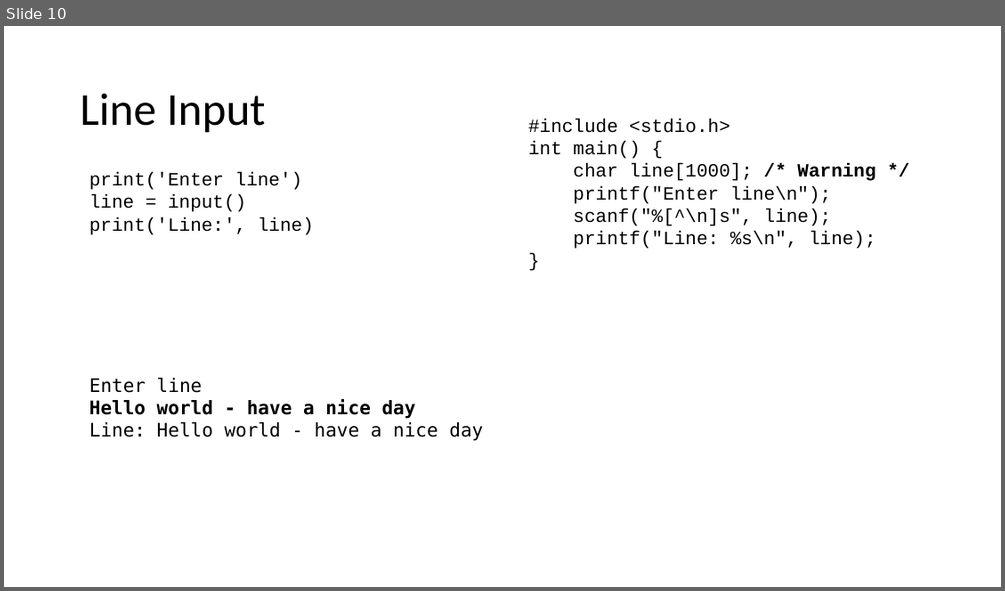
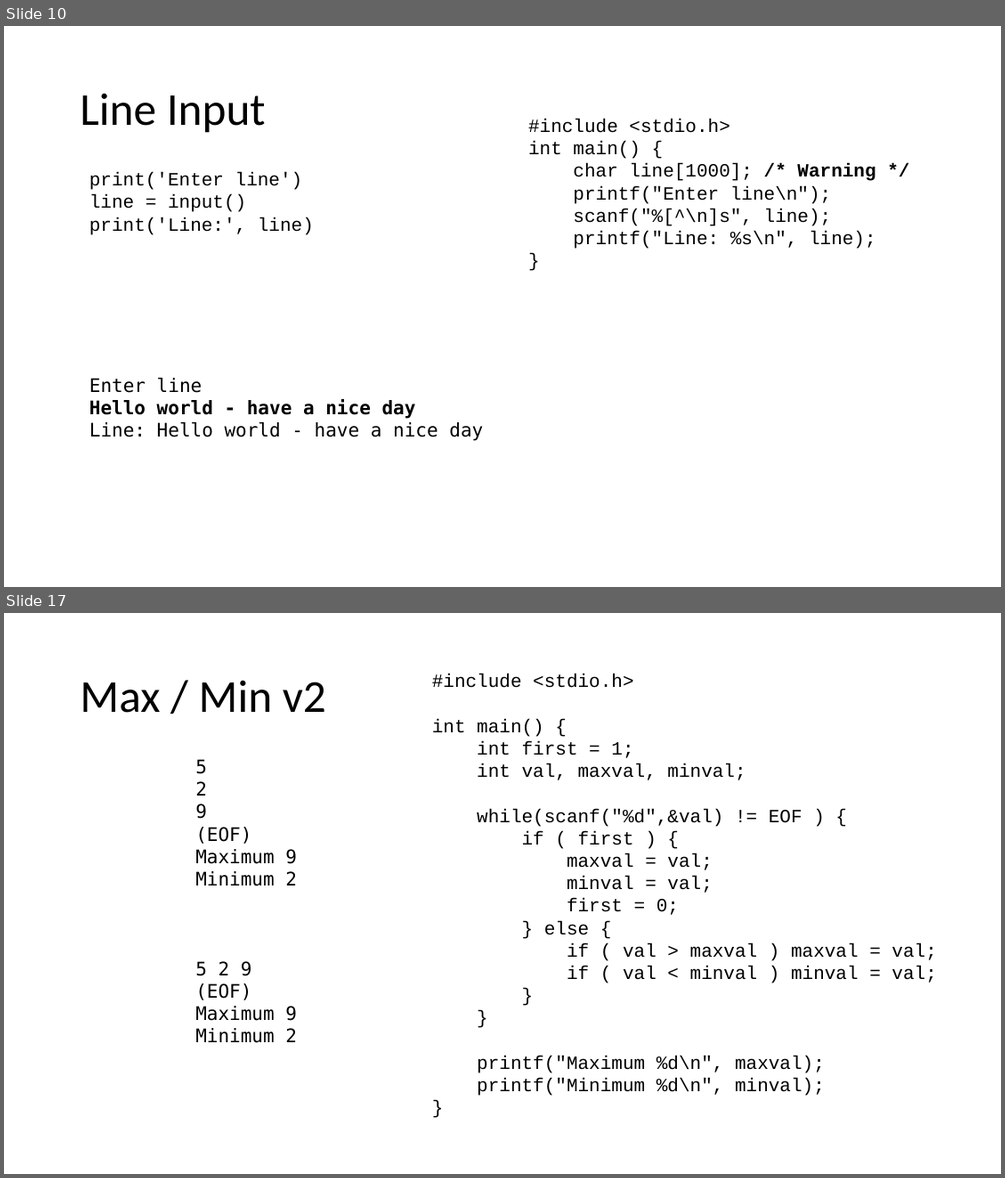
Before and after one commit to csev/cc4e, a slide deck: lectures/CC-02-Python.pptx. Shown one above the other, each under a label of ours: slide 10 before the commit, slides 10 and 17 after it; the slides between them are not shown. The pictures are 1005x591 and 1005x1178 pixels, drawn with LibreOffice and Linux fonts; fonts in the diff are those of the drawing. Boxes give left, top, right and bottom in pixels: in the first picture for what was removed or moved away, otherwise in the second. Text is boxed around its words. In the diff, an @@ line names an element or a change of style, - is before the commit and + after.

```diff
--- a/lectures/CC-02-Python.pptx
+++ b/lectures/CC-02-Python.pptx
@@ slide 17 added at (4, 613, 1001, 1174), background #FFFFFF @@
@@ title added at (80, 680, 326, 713), 44 pt, text #000000 @@
+Max / Min v2
@@ text added at (432, 674, 936, 1095), 18 pt, text #000000 @@
+#include <stdio.h>
+int main() {
+int first = 1;
+int val, maxval, minval;
+while(scanf("%d",&val) != EOF ) {
+if ( first ) {
+maxval = val;
+minval = val;
+first = 0;
+} else {
+if ( val > maxval ) maxval = val;
+if ( val < minval ) minval = val;
+}
+}
+printf("Maximum %d\n", maxval);
+printf("Minimum %d\n", minval);
+}
@@ text added at (195, 759, 297, 1043), 18 pt, text #000000 @@
+5
+2
+9
+(EOF)
+Maximum 9
+Minimum 2
+5 2 9
+(EOF)
+Maximum 9
+Minimum 2
```
Also in this commit, not shown: 1 slide changed, 5 other slides added, 5 other files.
